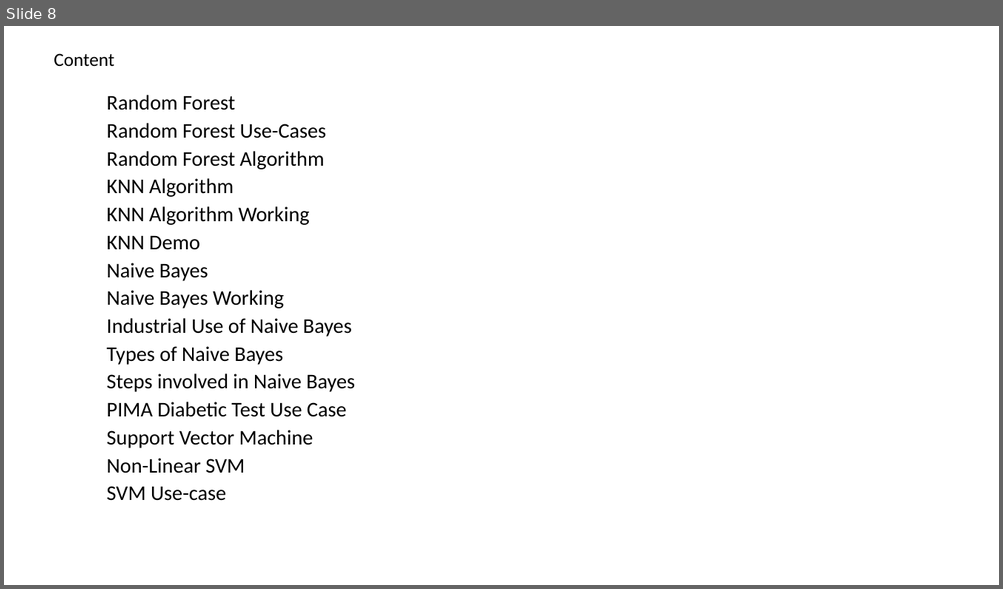
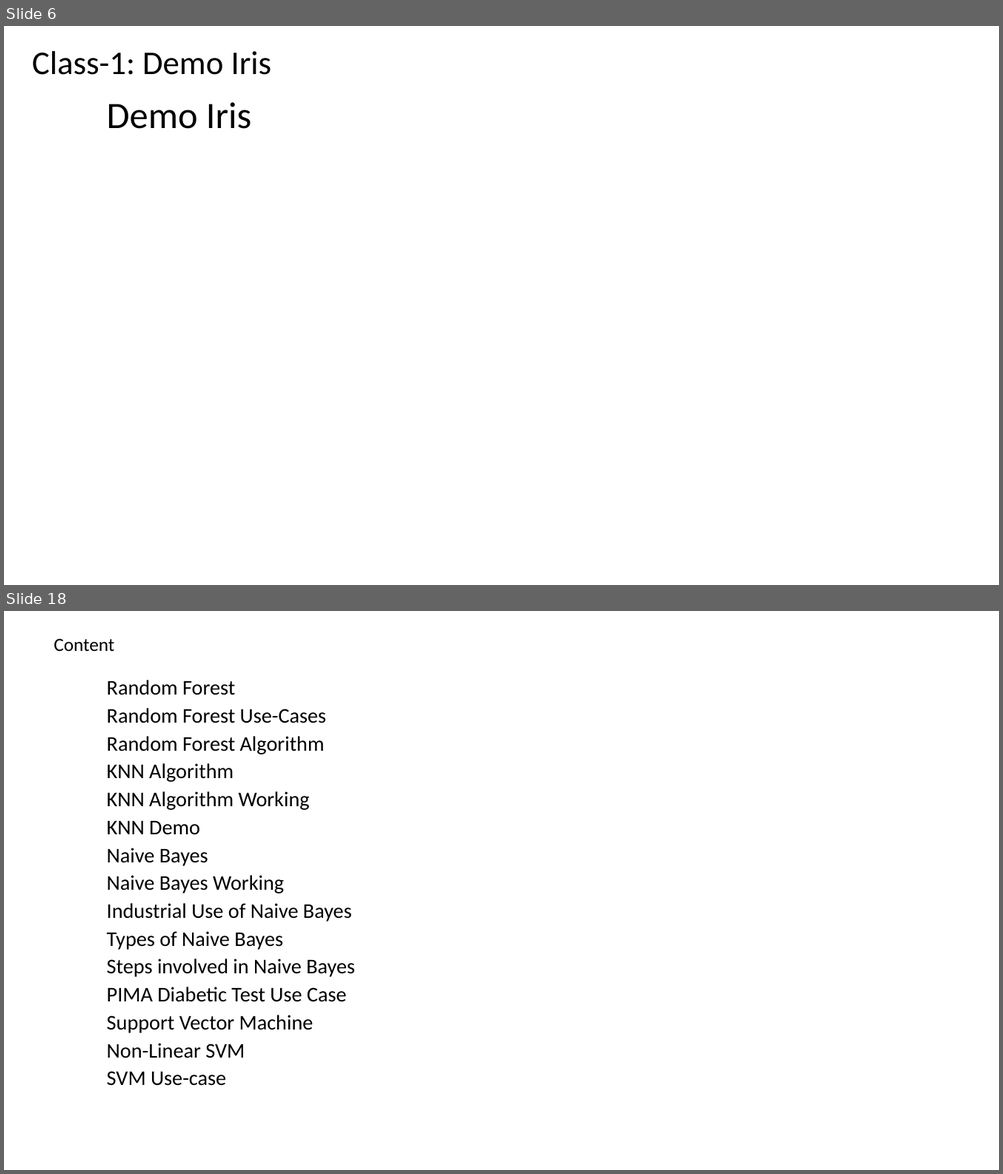
Before and after one commit to renshan2/accesspy, a slide deck: AI-ML-DL/Machine Learning.pptx. Shown one above the other, each under a label of ours: slide 8 before the commit, slides 6 and 18 after it; the slides between them are not shown. The pictures are 1003x589 and 1003x1174 pixels, drawn with LibreOffice and Linux fonts; fonts in the diff are those of the drawing. Boxes give left, top, right and bottom in pixels: in the first picture for what was removed or moved away, otherwise in the second. Text is boxed around its words. In the diff, an @@ line names an element or a change of style, - is before the commit and + after.

```diff
--- a/AI-ML-DL/Machine Learning.pptx
+++ b/AI-ML-DL/Machine Learning.pptx
@@ slide 6 added at bbox=[4, 26, 999, 585], background #FFFFFF @@
@@ text added at bbox=[32, 51, 272, 75], 32 pt, text #000000 @@
+Class-1: Demo Iris
@@ subtitle added at bbox=[107, 102, 251, 129], 36 pt, text #000000 @@
+Demo Iris
@@ what was slide 8 is now slide 18 @@
```
Also in this commit, not shown: 4 slides changed, 10 other slides added, 1 slide removed, 4 other files.
